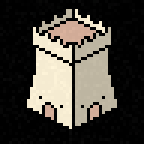
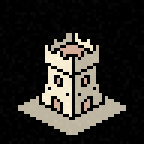
Two versions of the same layered image (144 × 144). Layer-by-layer changes:
renamed "Lines" to "Lines copy", painted on it over [24, 9, 120, 132]
painted on "Roof #1" over [45, 21, 99, 120]
painted on "Pasted Layer" over [39, 9, 117, 126]
painted on "Walls" over [27, 9, 105, 129]
showed "Yard" over [18, 81, 126, 135]
